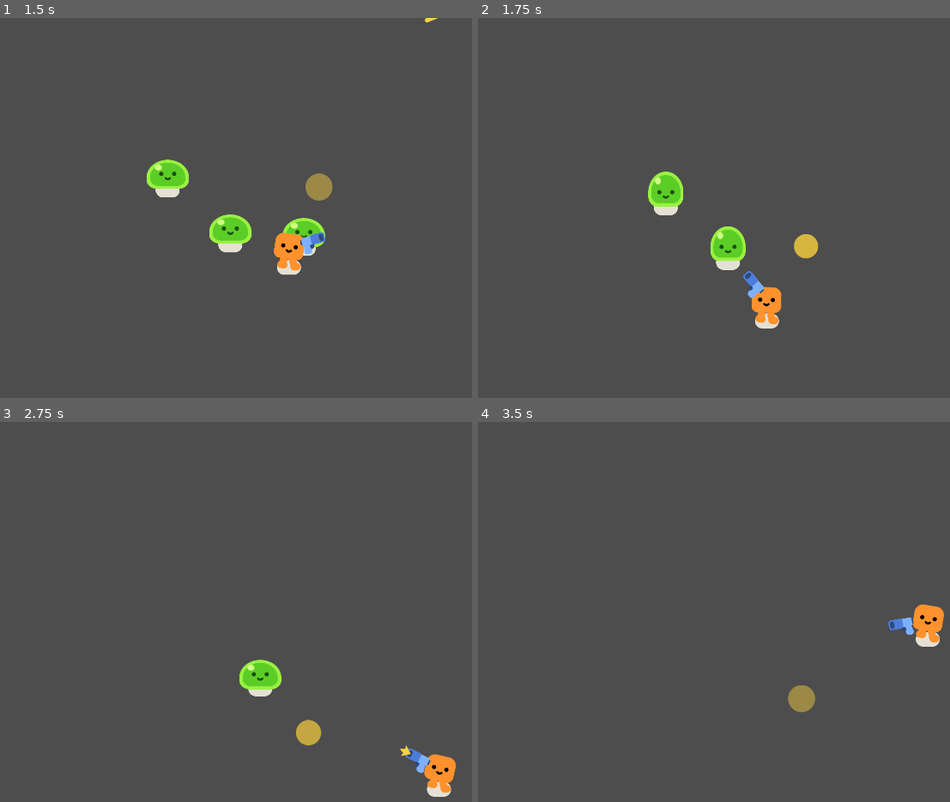
Above: before the commit, frames 1-4 (two rows, left to right).
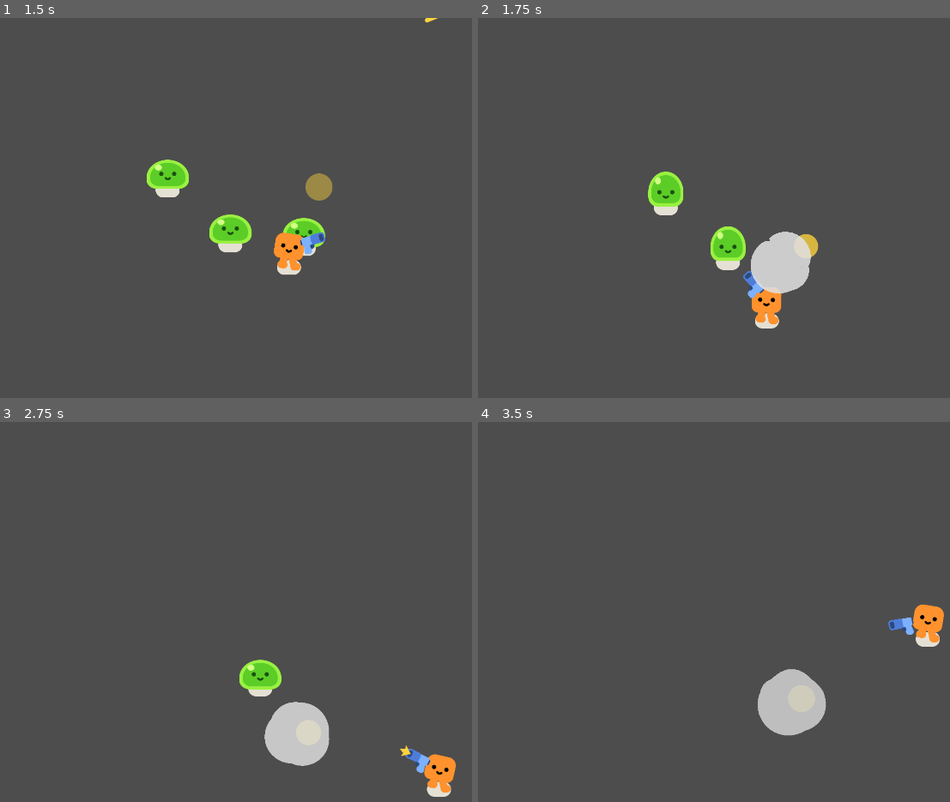
Above: after the commit, the same moments.

Repository: Technostalgic/csci4140-hw2
Game: Godot game, scene res://Game.tscn
Two runs of this game, one before a commit and one after it. Both use one fixed random seed, a clock stepped at 60 frames per second and the inputs below.
Inputs:
- Up to frame 1 (1.5 s): hold D (move_right) 0.53-1.28 s; hold S (move_down) from 1.28 s (still down)
- Up to frame 2 (1.75 s): keep holding S (move_down)
- Up to frame 3 (2.75 s): release S (move_down) at 2.03 s; hold D (move_right) from 2.03 s (still down)
- Up to frame 4 (3.5 s): release D (move_right) at 2.78 s; hold W (move_up) from 2.78 s (still down)

Frame 1 is identical in both runs. In frame 2, 1.6% of the frame differs, in the area x 57-71%, y 56-73%; in frame 3, 1.8%; in frame 4, 1.9%, in the area x 59-74%, y 65-83%.

Commit message:
implement slime death effect

Diff:
--- a/characters/mob.gd
+++ b/characters/mob.gd
@@ -3,6 +3,7 @@
 
 var hero: Hero = null
 @export var slime_node: Node2D = null
+@export var death_fx: PackedScene = null
 @export var movement_speed: float = 300
 @export var health: float = 3
 
@@ -18,4 +19,7 @@
 func take_damage(damage: float) -> void:
 	health -= damage
 	if health <= 0:
+		var effect: Node2D = death_fx.instantiate()
+		get_tree().root.add_child(effect)
+		effect.global_position = global_position
 		queue_free()
--- a/characters/mob.tscn
+++ b/characters/mob.tscn
@@ -2,6 +2,7 @@
 
 [ext_resource type="PackedScene" uid="uid://ogik4s70pgwl" path="res://characters/slime/slime.tscn" id="1_q4fka"]
 [ext_resource type="Script" uid="uid://w6agg6ufvwvr" path="res://characters/mob.gd" id="1_xtcgg"]
+[ext_resource type="PackedScene" uid="uid://dhmhmrth6rdce" path="res://smoke_explosion/smoke_explosion.tscn" id="2_5hqrb"]
 
 [sub_resource type="CircleShape2D" id="CircleShape2D_o3jbo"]
 radius = 46.389652
@@ -11,6 +12,7 @@
 collision_mask = 3
 script = ExtResource("1_xtcgg")
 slime_node = NodePath("Slime")
+death_fx = ExtResource("2_5hqrb")
 
 [node name="Slime" parent="." unique_id=2008890567 instance=ExtResource("1_q4fka")]
 
